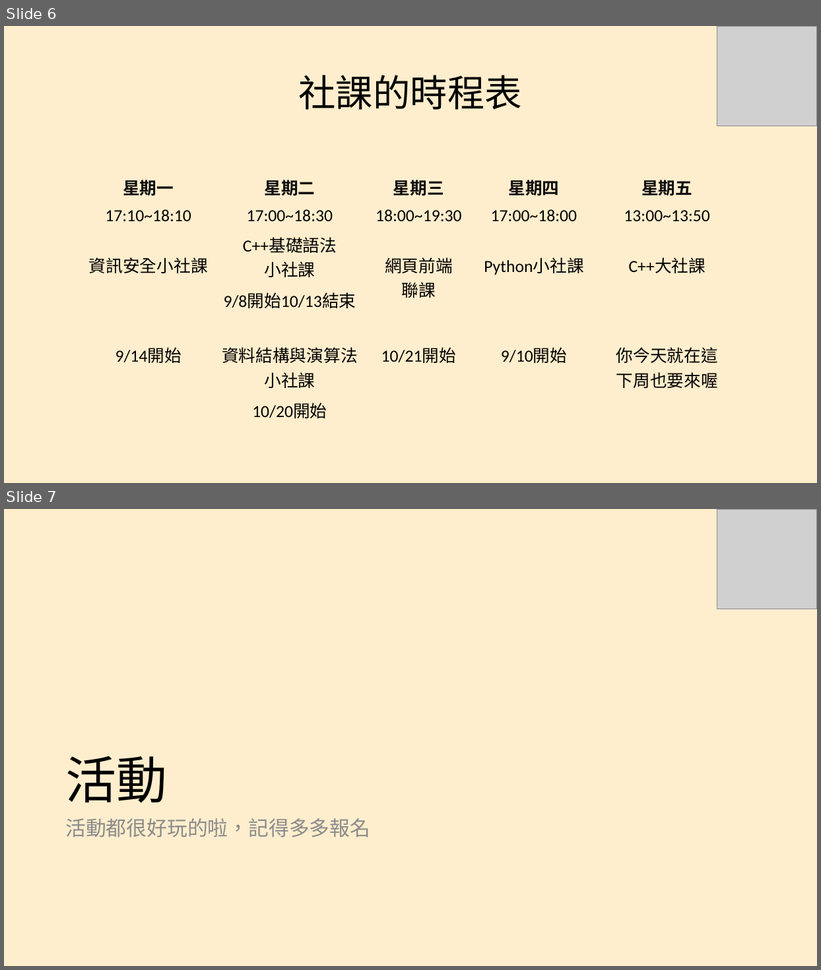
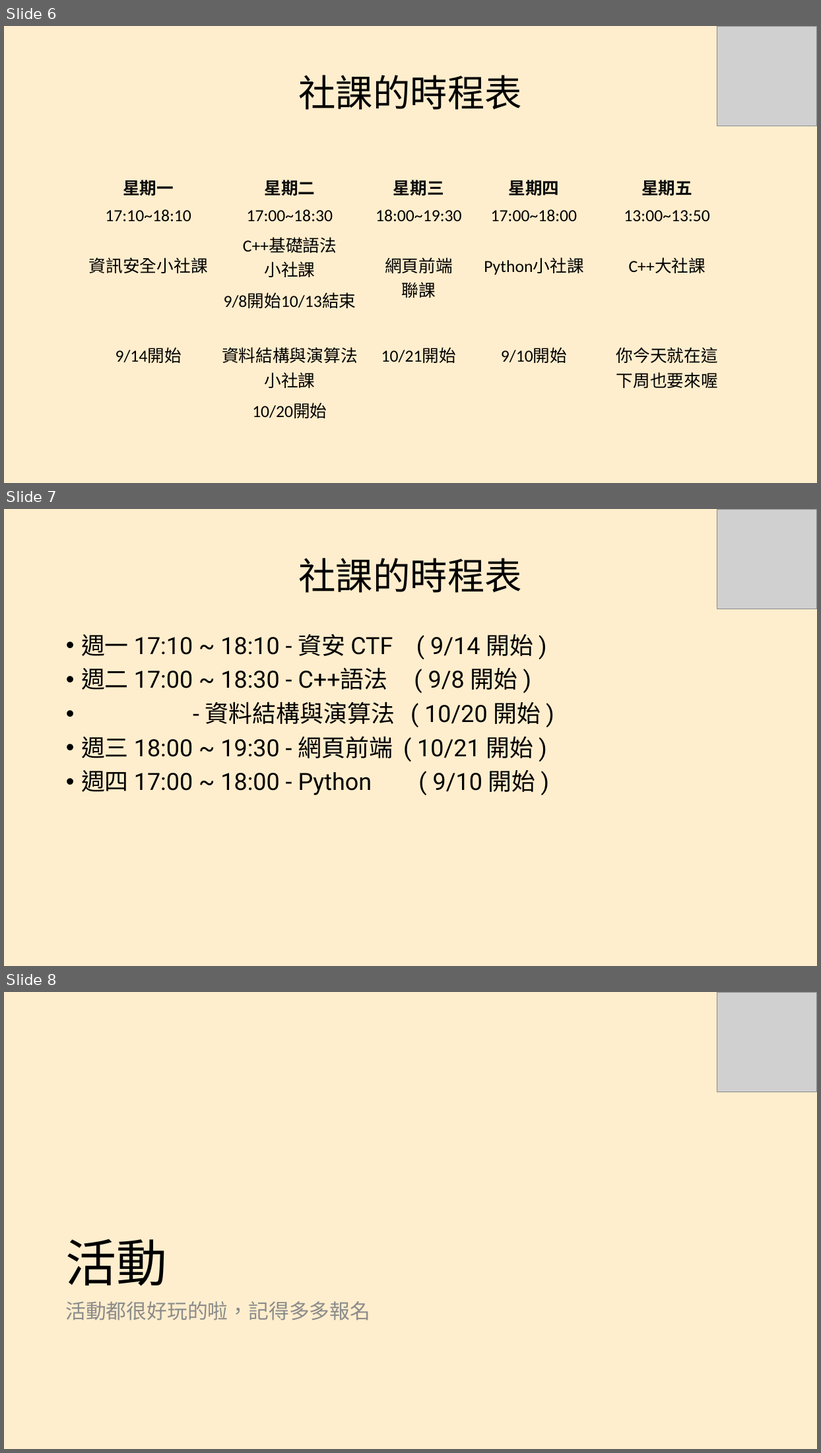
Before and after one commit to ckeisc40th/ckeisc40, a slide deck: document/CKEISC40th第一次大社課_電研介紹.pptx. Shown one above the other, each under a label of ours: slides 6 and 7 before the commit, slides 6, 7 and 8 after it. The pictures are 821x970 and 821x1453 pixels, drawn with LibreOffice and Linux fonts; fonts in the diff are those of the drawing; grey boxes stand for pictures. Boxes give left, top, right and bottom in pixels: in the first picture for what was removed or moved away, otherwise in the second. Text is boxed around its words. In the diff, an @@ line names an element or a change of style, - is before the commit and + after.

```diff
--- a/document/CKEISC40th第一次大社課_電研介紹.pptx
+++ b/document/CKEISC40th第一次大社課_電研介紹.pptx
@@ slide 7 added at bbox=[4, 509, 817, 966], background #FFEECD @@
@@ picture added at bbox=[717, 509, 817, 609] @@
@@ title added at bbox=[298, 558, 522, 593], 44 pt, text #000000 @@
+社課的時程表
@@ text added at bbox=[81, 634, 541, 795], 28 pt, text #000000 @@
+• 週一 17:10 ~ 18:10 - 資安 CTF ( 9/14 開始 )
+• 週二 17:00 ~ 18:30 - C++語法 ( 9/8 開始 )
+• - 資料結構與演算法 ( 10/20 開始 )
+• 週三 18:00 ~ 19:30 - 網頁前端 ( 10/21 開始 )
+• 週四 17:00 ~ 18:00 - Python ( 9/10 開始 )
@@ what was slide 7 is now slide 8 @@
```
Also in this commit, not shown: 1 slide changed, 1 other slide added, 1 other file.
